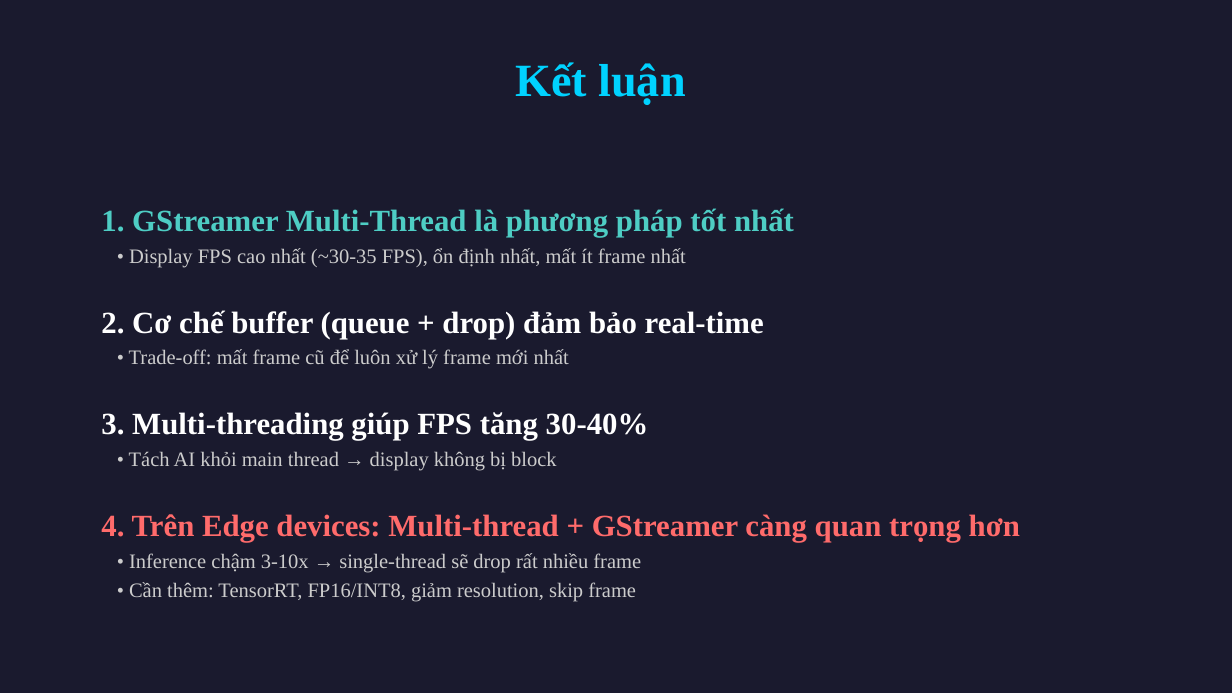
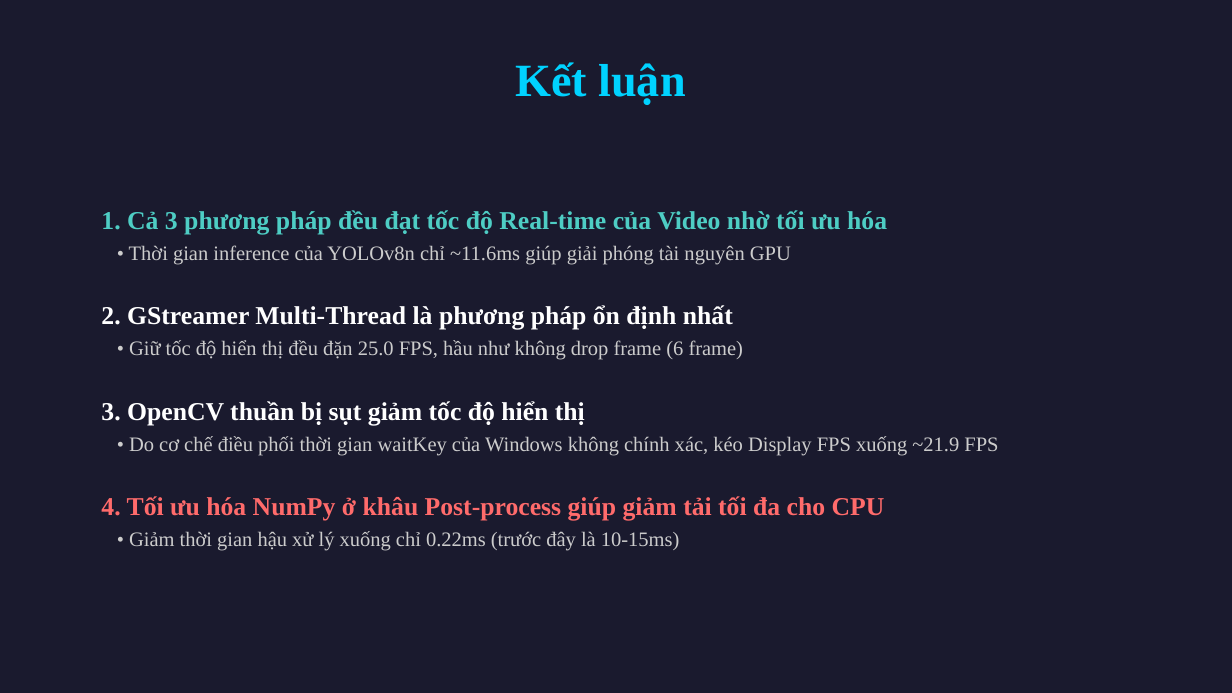
Before and after one commit to phucngongac2901/project_object_detection_benchmark, a slide deck: slide 11 of slide/Đo_luong_va_danh_gia_hieu_nang.pptx. Drawn at 1232x693 pixels with LibreOffice and Linux fonts; fonts in the diff are those of the drawing. Boxes give left, top, right and bottom in pixels: in the first picture for what was removed or moved away, otherwise in the second. Text is boxed around its words. In the diff, an @@ line names an element or a change of style, - is before the commit and + after.

```diff
--- a/slide/Đo_luong_va_danh_gia_hieu_nang.pptx
+++ b/slide/Đo_luong_va_danh_gia_hieu_nang.pptx
@@ text at (101,210,998,551): text changed @@
-1. GStreamer Multi-Thread là phương pháp tốt nhất
-• Display FPS cao nhất (~30-35 FPS), ổn định nhất, mất ít frame nhất
-2. Cơ chế buffer (queue + drop) đảm bảo real-time
-• Trade-off: mất frame cũ để luôn xử lý frame mới nhất
-3. Multi-threading giúp FPS tăng 30-40%
-• Tách AI khỏi main thread → display không bị block
-4. Trên Edge devices: Multi-thread + GStreamer càng quan trọng hơn
-• Inference chậm 3-10x → single-thread sẽ drop rất nhiều frame
-• Cần thêm: TensorRT, FP16/INT8, giảm resolution, skip frame
+1. Cả 3 phương pháp đều đạt tốc độ Real-time của Video nhờ tối ưu hóa
+• Thời gian inference của YOLOv8n chỉ ~11.6ms giúp giải phóng tài nguyên GPU
+2. GStreamer Multi-Thread là phương pháp ổn định nhất
+• Giữ tốc độ hiển thị đều đặn 25.0 FPS, hầu như không drop frame (6 frame)
+3. OpenCV thuần bị sụt giảm tốc độ hiển thị
+• Do cơ chế điều phối thời gian waitKey của Windows không chính xác, kéo Display FPS xuống ~21.9 FPS
+4. Tối ưu hóa NumPy ở khâu Post-process giúp giảm tải tối đa cho CPU
+• Giảm thời gian hậu xử lý xuống chỉ 0.22ms (trước đây là 10-15ms)
```
Also in this commit, not shown: 9 other slides changed, 1 slide added, 1 slide removed, 29 other files.
